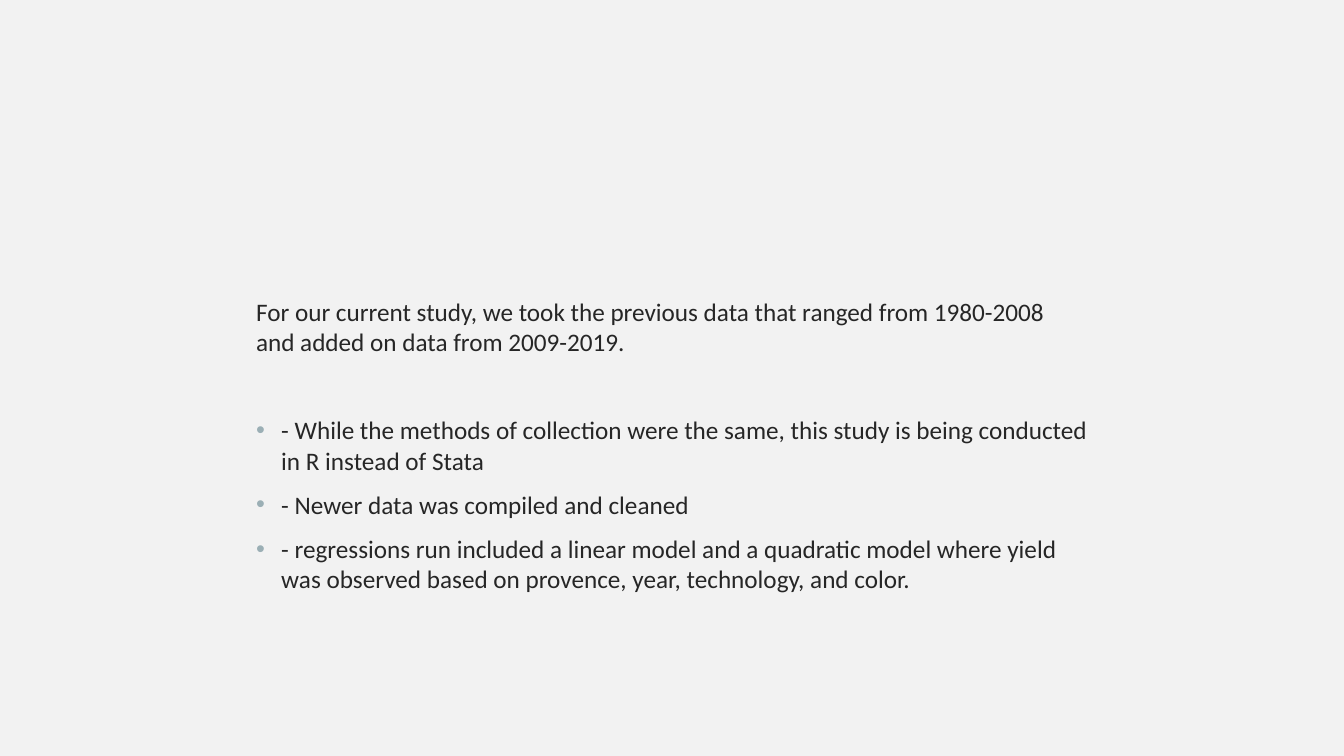
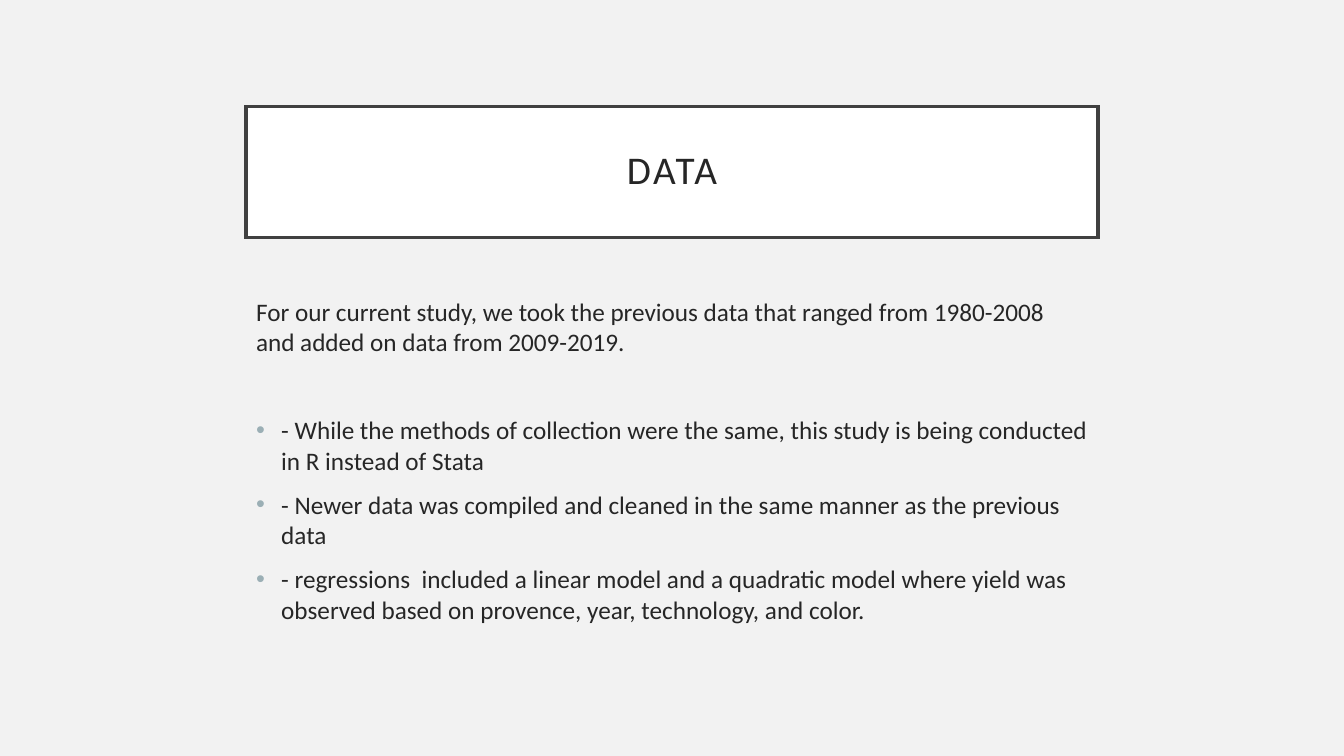
Before and after one commit to cfcooper/maize, a slide deck: slide 7 of maize presentation.pptx (slide 8 before the commit). Drawn at 1344x756 pixels with LibreOffice and Linux fonts; fonts in the diff are those of the drawing. Boxes give left, top, right and bottom in pixels: in the first picture for what was removed or moved away, otherwise in the second. Text is boxed around its words. In the diff, an @@ line names an element or a change of style, - is before the commit and + after.

```diff
--- a/maize presentation.pptx
+++ b/maize presentation.pptx
@@ title added at bbox=[246, 106, 1098, 237], fill #FFFFFF, outline #404040 2.5 pt, 28 pt, text #262626 @@
+DATA
@@ text at bbox=[281, 496, 1066, 624]: text changed @@
-• - Newer data was compiled and cleaned
-• - regressions run included a linear model and a quadratic model where yield was observed based on provence, year, technology, and color.
+• - Newer data was compiled and cleaned in the same manner as the previous data
+• - regressions included a linear model and a quadratic model where yield was observed based on provence, year, technology, and color.
```
Also in this commit, not shown: 1 other slide changed, 4 slides added.
